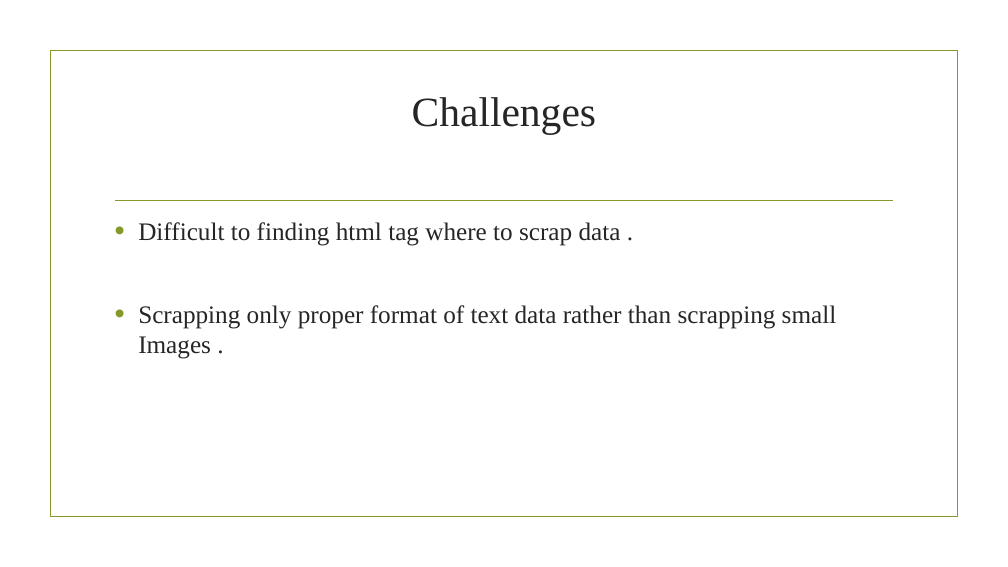
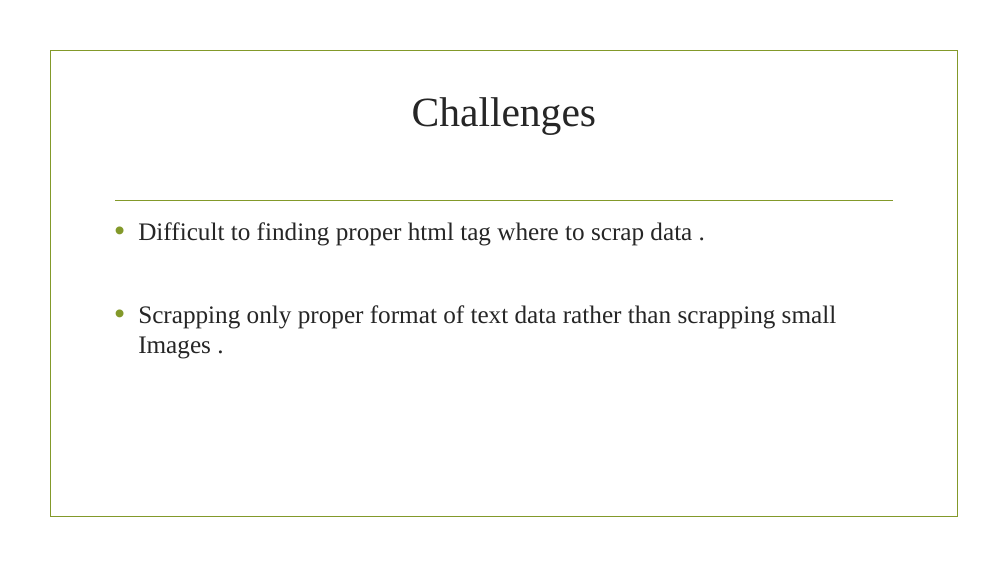
Before and after one commit to adas754/EDA, a slide deck: slide 6 of oyo1.pptx. Drawn at 1008x567 pixels with LibreOffice and Linux fonts; fonts in the diff are those of the drawing; background and template pictures are left out. Boxes give left, top, right and bottom in pixels: in the first picture for what was removed or moved away, otherwise in the second. Text is boxed around its words. In the diff, an @@ line names an element or a change of style, - is before the commit and + after.

```diff
--- a/oyo1.pptx
+++ b/oyo1.pptx
@@ text at <box>138,222,692,246</box>: text changed @@
-• Difficult to finding html tag where to scrap data .
+• Difficult to finding proper html tag where to scrap data .
```
Also in this commit, not shown: 9 other slides changed, 2 other files.
